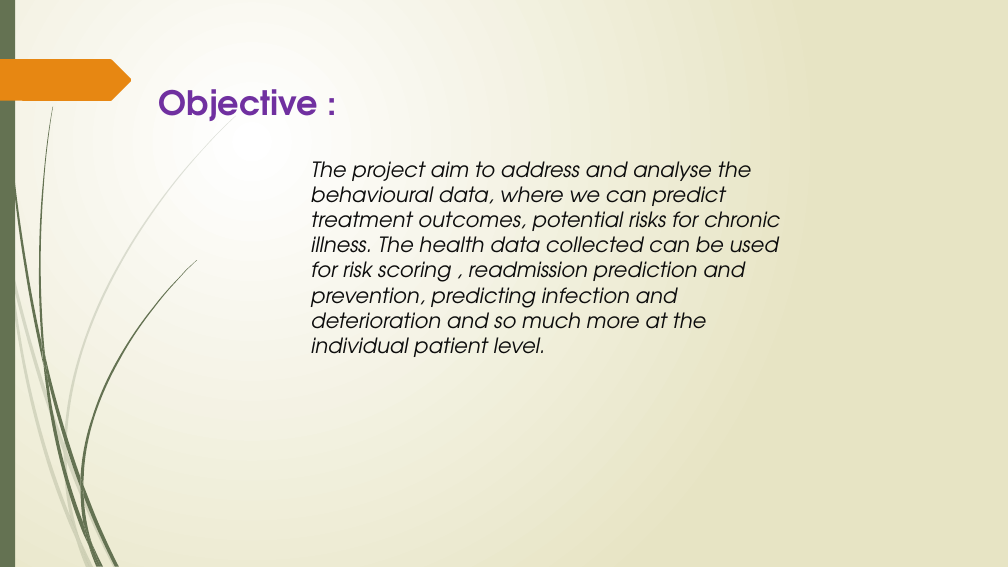
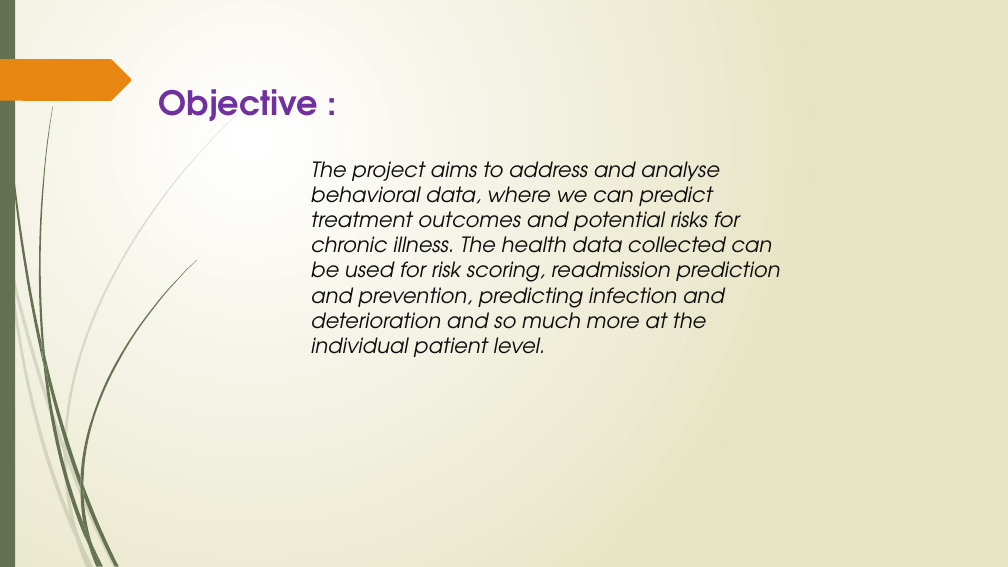
Before and after one commit to harshjeet1/Healthcare-Analysis, a slide deck: slide 2 of Healthcare-Analysis/Healthcare Analysis.pptx. Drawn at 1008x567 pixels with LibreOffice and Linux fonts; fonts in the diff are those of the drawing. Boxes give left, top, right and bottom in pixels: in the first picture for what was removed or moved away, otherwise in the second. Text is boxed around its words. In the diff, an @@ line names an element or a change of style, - is before the commit and + after.

```diff
--- a/Healthcare-Analysis/Healthcare Analysis.pptx
+++ b/Healthcare-Analysis/Healthcare Analysis.pptx
@@ text at (311,161,780,357): text changed @@
-The project aim to address and analyse the behavioural data, where we can predict treatment outcomes, potential risks for chronic illness. The health data collected can be used for risk scoring , readmission prediction and prevention, predicting infection and deterioration and so much more at the individual patient level.
+The project aims to address and analyse behavioral data, where we can predict treatment outcomes and potential risks for chronic illness. The health data collected can be used for risk scoring, readmission prediction and prevention, predicting infection and deterioration and so much more at the individual patient level.
```
